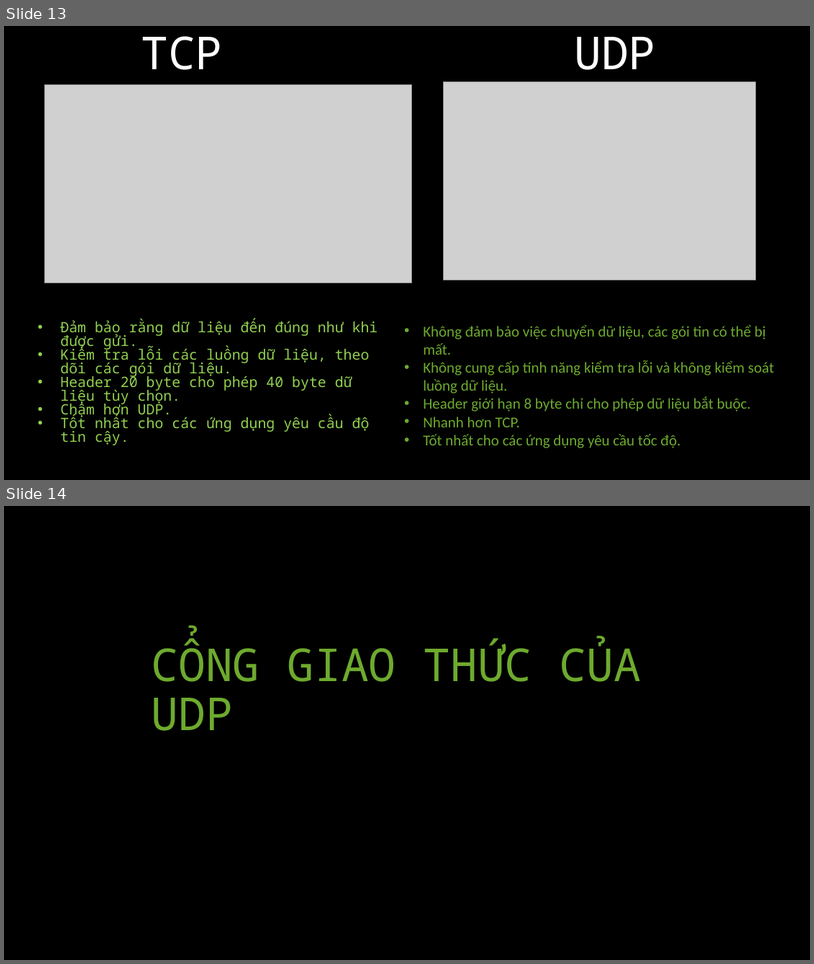
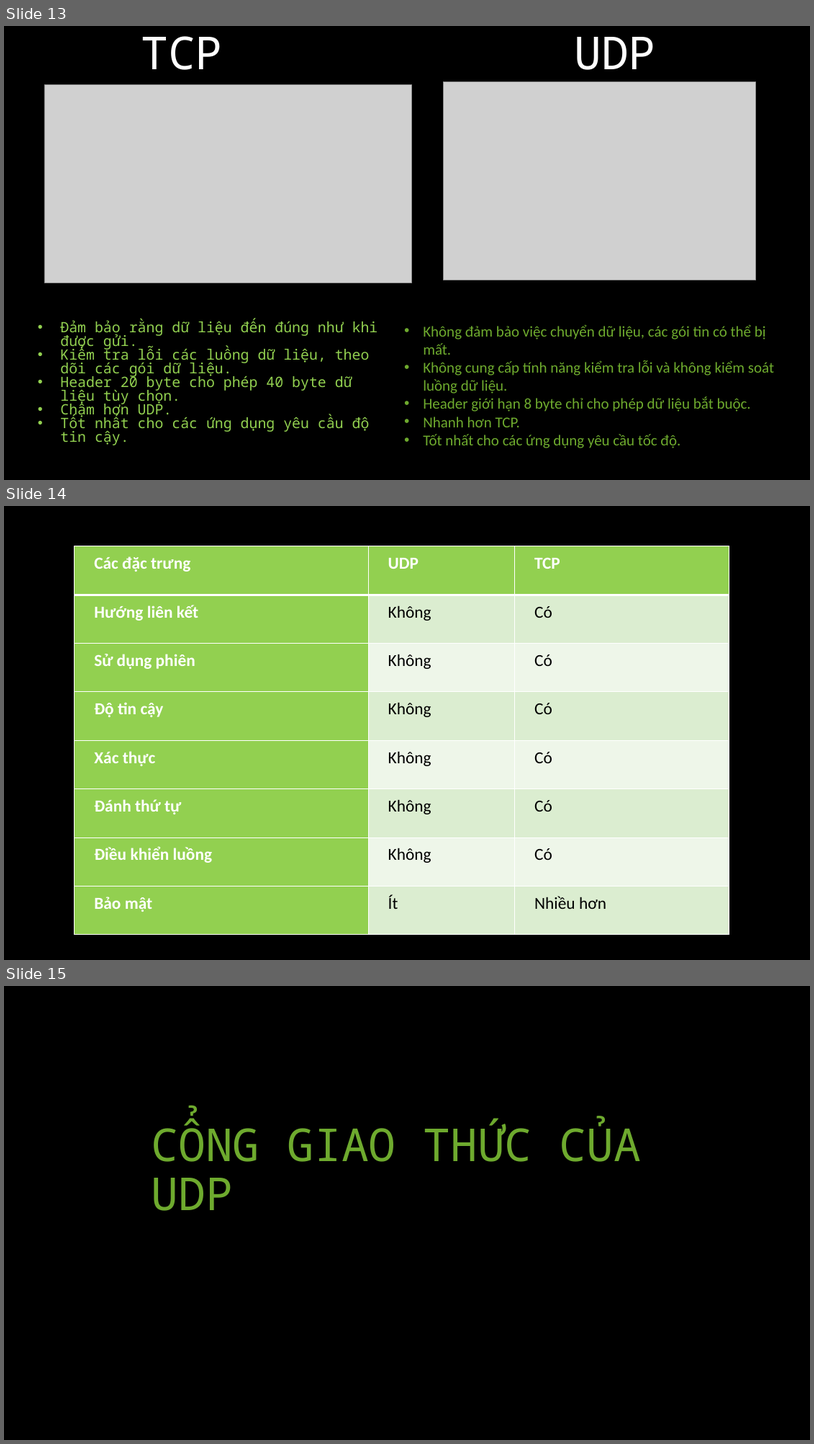
Before and after one commit to levynguyen/network-programming, a slide deck: ThuyettrinhDoAn.pptx. Shown one above the other, each under a label of ours: slides 13 and 14 before the commit, slides 13, 14 and 15 after it. The pictures are 814x964 and 814x1444 pixels, drawn with LibreOffice and Linux fonts; fonts in the diff are those of the drawing; grey boxes stand for pictures. Boxes give left, top, right and bottom in pixels: in the first picture for what was removed or moved away, otherwise in the second. Text is boxed around its words. In the diff, an @@ line names an element or a change of style, - is before the commit and + after.

```diff
--- a/ThuyettrinhDoAn.pptx
+++ b/ThuyettrinhDoAn.pptx
@@ slide 14 added at box(4, 506, 810, 960), background #000000 @@
@@ table added at box(75, 546, 730, 935), 8 rows, 3 columns @@
+Các đặc trưng | UDP | TCP
+Hướng liên kết | Không | Có
+Sử dụng phiên | Không | Có
+Độ tin cậy | Không | Có
+Xác thực | Không | Có
+Đánh thứ tự | Không | Có
+Điều khiển luồng | Không | Có
+Bảo mật | Ít | Nhiều hơn
@@ what was slide 14 is now slide 15 @@
```
Also in this commit, not shown: 1 slide changed, 23 other slides added, 2 slides removed.
